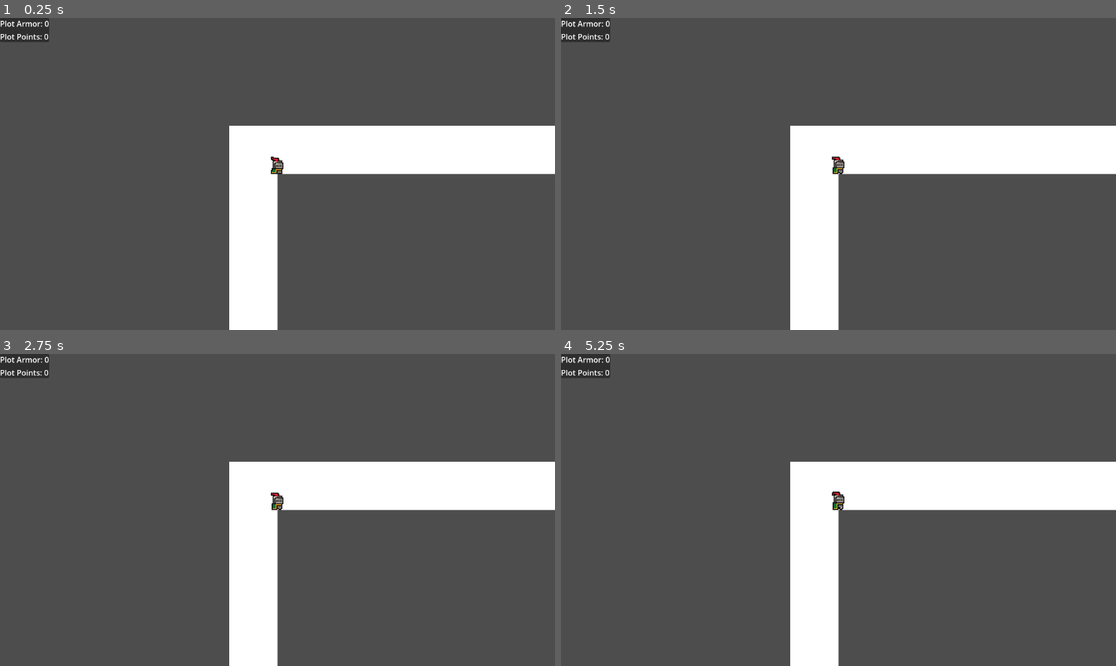
Above: before the commit, frames 1-4 (two rows, left to right).
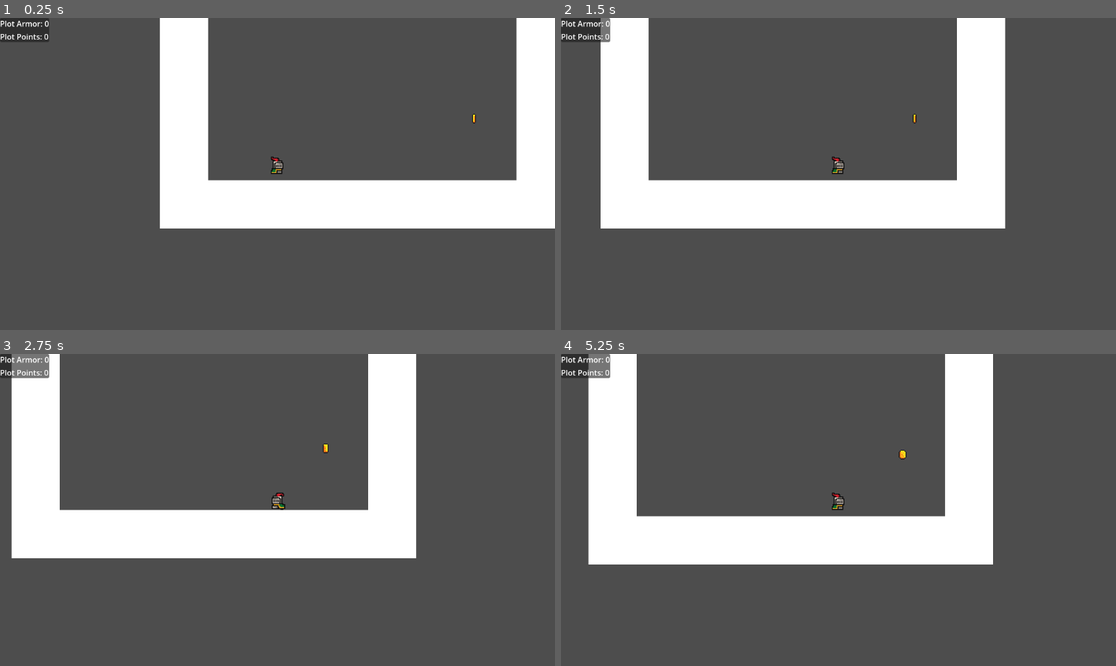
Above: after the commit, the same moments.

Repository: bustercrow-3818/the-gbj
Game: Godot game, scene res://stage/main_room.tscn
Two runs of this game, one before a commit and one after it. Both use one fixed random seed, a clock stepped at 60 frames per second and the inputs below. The project has no main scene, so this scene is started directly.
Inputs:
- Up to frame 1 (0.25 s): no input
- Up to frame 2 (1.5 s): hold D (right) from 0.53 s (still down); tap Space (jump) at 0.6, 0.77, 1.07, 1.35 s
- Up to frame 3 (2.75 s): tap Space (jump) at 1.52, 1.82, 2.1 s; release D (right) at 2.03 s; hold A (left) from 2.03 s (still down)
- Up to frame 4 (5.25 s): release A (left) at 2.78 s; hold D (right) 2.78-4.28 s; tap Space (jump) at 2.85, 3.02, 3.32, 3.6, 3.77, 4.07, 4.35, 4.52, 4.82, 5.1 s; hold A (left) 4.28-5.03 s; hold D (right) from 5.03 s (still down)

The runs differ from the first frame. In frame 1, 28% of the frame differs, in the area x 28-100%, y 0-100%; in frame 2, 29%; in frame 3, 28%; in frame 4, 29%, in the area x 4-100%, y 0-100%.
Error before the commit: Parse Error: Too few arguments for "horizontal_motion()" call. Expected at least 1 but received 0. (res://objects/scripts/player/player.gd:92)

Commit message:
began jump overhaul

Diff:
--- a/objects/scripts/player/player.gd
+++ b/objects/scripts/player/player.gd
@@ -42,6 +42,8 @@
 	if game_paused == true or stunned == true:
 		pass
 	else:
+		gravity()
+
 		match current_state:
 			states.IDLE:
 				idle()
@@ -89,7 +91,7 @@
 		_change_state(states.COYOTE, "idle")
 
 func run(_data: Dictionary = {}) -> void:
-	horizontal_motion()
+	horizontal_motion(direction)
 
 	if direction == 0:
 		_change_state(states.IDLE, "idle")
@@ -100,29 +102,26 @@
 		_change_state(states.JUMP, "jump")
 
 func jump(_data: Dictionary = {}) -> void:
-	current_jump_height = move_toward(current_jump_height, move_stats.jump_height_max, move_stats.jump_speed)
-	horizontal_motion()
+	#current_jump_height = move_toward(current_jump_height, move_stats.jump_height_max, move_stats.jump_speed)
+	gravity()
+	horizontal_motion(direction)
 
 	if current_jump_height == move_stats.jump_height_max or Input.is_action_just_released("jump") or is_on_ceiling():
-		current_jump_height = 0
 		_change_state(states.FALL, "fall")
 
 func fall(_data: Dictionary = {}) -> void:
-	horizontal_motion()
-
-	if velocity.y < terminal_velocity:
-		velocity.y += move_stats.fall_speed
+	gravity()
+	horizontal_motion(direction)
 
 	if is_on_floor():
 		current_jump_height = 0
 		_change_state(states.IDLE, "idle")
 
 func dead(_data: Dictionary = {}) -> void:
-	if velocity.y < terminal_velocity:
-		velocity.y += move_stats.fall_speed
+	gravity()
 
 func coyote_time_delay(_data: Dictionary = {}) -> void:
-	#horizontal_motion()
+	horizontal_motion(direction)
 
 	if Input.is_action_just_pressed("jump"):
 		velocity.y -= move_stats.jump_speed
@@ -143,8 +142,8 @@
 		velocity.x = move_toward(velocity.x, move_stats.run_speed_max * _dir, move_stats.run_accel)
 
 func gravity() -> void:
-
-	pass
+	if velocity.y < terminal_velocity:
+		velocity.y += move_stats.fall_speed
 #endregion
 
 func take_damage(amount: int) -> void:
